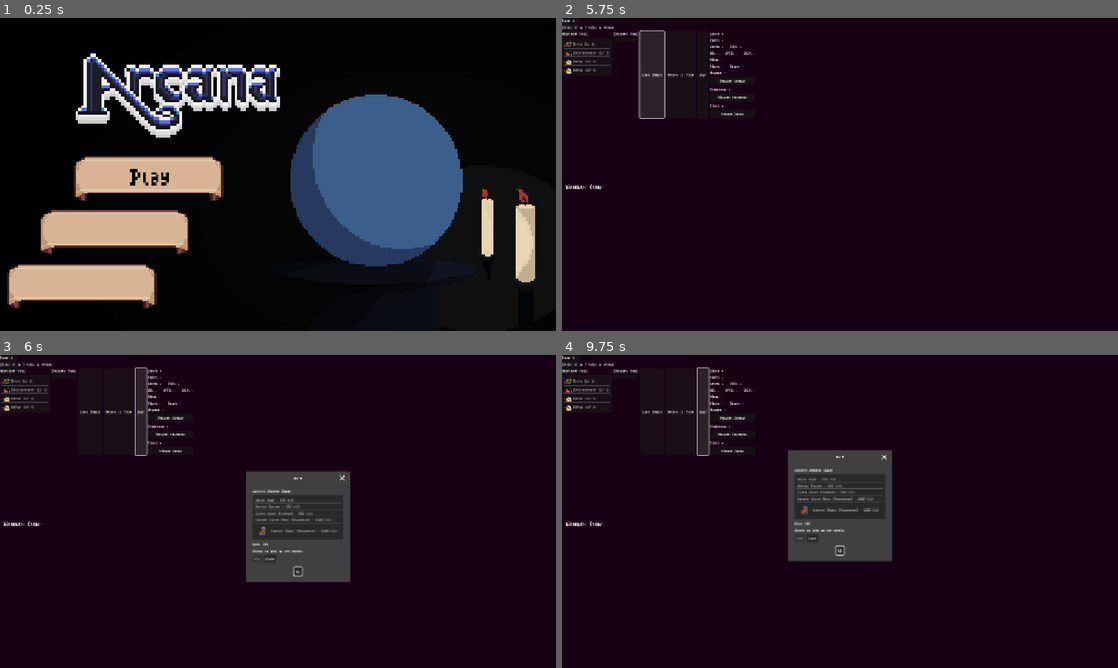
Above: before the commit, frames 1-4 (two rows, left to right).
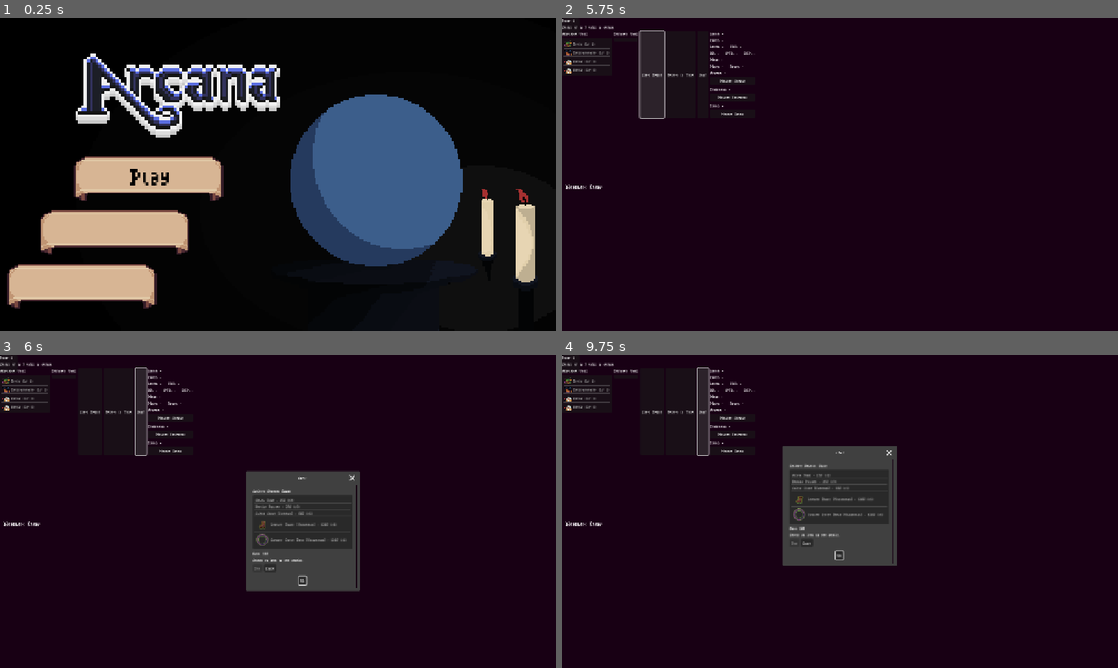
Above: after the commit, the same moments.

Repository: SpangelyWalnuts/Arcana-1.0-Demo
Game: Godot game, scene res://scenes/core/TitleScreen.tscn
Same seed, same stepped clock (60 frames per second), same inputs: the game is played once before the commit and once after it.
Inputs (mouse positions are in pixels of both pictures, inside the frame that each line leads up to):
- Up to frame 1 (0.25 s): no input
- Up to frame 2 (5.75 s): click "Play" at 0.5 s; click (628, 124) at 1.25 s; click (734, 124) at 2 s; click (840, 124) at 2.75 s; click (945, 124) at 3.5 s; click "Start Battle" at 4.25 s; click "Start Battle" at 5 s
- Up to frame 3 (6 s): click "Shop" at 5.75 s
- Up to frame 4 (9.75 s): click "OK" at 6.5 s; click "Manage Arcana" at 7.25 s; click "Manage Equipment" at 8 s; click "Manage Items" at 8.75 s; click "Shop" at 9.5 s

Frames 1-2 are identical in both runs. In frame 3, 1.7% of the frame differs, in the area x 44-65%, y 37-76%; in frame 4, 2.2%, in the area x 39-61%, y 29-68%.

Commit message:
Enemy AI Upgrades
Locked in enemy AI probably

Bug fixed encounter and weather rolling

Equipment icons

Diff:
--- a/Arcana 1.0 - Revert/data/equipment/common/RefinedRing.tres
+++ b/Arcana 1.0 - Revert/data/equipment/common/RefinedRing.tres
@@ -1,8 +1,10 @@
-[gd_resource type="Resource" script_class="Equipment" load_steps=2 format=3 uid="uid://bag4wvyos53ax"]
+[gd_resource type="Resource" script_class="Equipment" load_steps=3 format=3 uid="uid://bag4wvyos53ax"]
 
+[ext_resource type="Texture2D" uid="uid://i5td6yvi3f15" path="res://art/equipment/common/RefinedRing.png" id="1_8ofg8"]
 [ext_resource type="Script" uid="uid://bnsyp2yvudsd2" path="res://scripts/data/equipment.gd" id="1_d7e3q"]
 
 [resource]
 script = ExtResource("1_d7e3q")
 name = "Refined Ring"
+icon_texture = ExtResource("1_8ofg8")
 bonus_max_mana = 5
--- a/Arcana 1.0 - Revert/data/equipment/uncommon/CounterCurse.tres
+++ b/Arcana 1.0 - Revert/data/equipment/uncommon/CounterCurse.tres
@@ -1,5 +1,6 @@
-[gd_resource type="Resource" script_class="Equipment" load_steps=2 format=3 uid="uid://bjww2dxg3jenf"]
+[gd_resource type="Resource" script_class="Equipment" load_steps=3 format=3 uid="uid://bjww2dxg3jenf"]
 
+[ext_resource type="Texture2D" uid="uid://cnvpabl41m24y" path="res://art/equipment/uncommon/CounterCurseBand.png" id="1_at3is"]
 [ext_resource type="Script" uid="uid://bnsyp2yvudsd2" path="res://scripts/data/equipment.gd" id="1_twoqk"]
 
 [resource]
@@ -7,4 +8,5 @@
 name = "Counter Curse Band"
 description = "Wearer is immune to the first debuff they recieve each floor."
 rarity = "Uncommon"
+icon_texture = ExtResource("1_at3is")
 neg_status_block_per_battle = 1
--- a/Arcana 1.0 - Revert/data/equipment/common/SoulStone.tres
+++ b/Arcana 1.0 - Revert/data/equipment/uncommon/SoulStone.tres
@@ -1,9 +1,10 @@
 [gd_resource type="Resource" script_class="Equipment" load_steps=2 format=3 uid="uid://ciducca7h4dsn"]
 
-[ext_resource type="Script" uid="uid://bnsyp2yvudsd2" path="res://scripts/data/equipment.gd" id="2_jorwl"]
+[ext_resource type="Script" uid="uid://bnsyp2yvudsd2" path="res://scripts/data/equipment.gd" id="1_cysmp"]
 
 [resource]
-script = ExtResource("2_jorwl")
+script = ExtResource("1_cysmp")
 name = "Soul Stone"
 description = "Upon defeating a unit gain +1ATK until end of map."
+rarity = "Uncommon"
 on_kill_atk_bonus = 1
--- a/Arcana 1.0 - Revert/data/skills/Pyromancer/Fireball.tres
+++ b/Arcana 1.0 - Revert/data/skills/Pyromancer/Fireball.tres
@@ -12,4 +12,5 @@
 aoe_radius = 2
 flat_power = 1
 target_type = 1
+tags = Array[StringName]([&"fire"])
 icon_texture = ExtResource("1_wub75")
--- a/Arcana 1.0 - Revert/data/skills/Pyromancer/Firebolt.tres
+++ b/Arcana 1.0 - Revert/data/skills/Pyromancer/Firebolt.tres
@@ -9,4 +9,5 @@
 description = "Strike an enemy with a firebolt for massive damage."
 mana_cost = 3
 aoe_radius = 1
+tags = Array[StringName]([&"fire"])
 icon_texture = ExtResource("1_cst6a")
--- a/Arcana 1.0 - Revert/data/skills/Pyromancer/HeatUp.tres
+++ b/Arcana 1.0 - Revert/data/skills/Pyromancer/HeatUp.tres
@@ -13,5 +13,6 @@
 target_type = 3
 can_target_self = true
 atk_mod = 3
+tags = Array[StringName]([&"fire"])
 duration_turns = 3
 icon_texture = ExtResource("1_lhxql")
--- a/Arcana 1.0 - Revert/scenes/core/preparation_screen.gd
+++ b/Arcana 1.0 - Revert/scenes/core/preparation_screen.gd
@@ -64,6 +64,9 @@
 
 	floor_label.text = "Floor %d" % RunManager.current_floor
 	hint_label.text = "Select up to %d units to deploy." % max_deploy_slots
+
+	if RunManager.has_method("ensure_floor_config"):
+		RunManager.ensure_floor_config()
 
 	_populate_roster_lists()
 	_update_encounter_tag_ui()
--- a/Arcana 1.0 - Revert/scripts/core/Main.gd
+++ b/Arcana 1.0 - Revert/scripts/core/Main.gd
@@ -120,7 +120,9 @@
 func _ready() -> void:
 	print("[BOSS DEBUG] floor=", RunManager.current_floor, " is_boss_floor=", RunManager.is_boss_floor)
 	# --- Apply floor scaling before spawning anything ---
-	if RunManager.has_method("refresh_floor_config"):
+	if RunManager.has_method("ensure_floor_config"):
+		RunManager.ensure_floor_config()
+	elif RunManager.has_method("refresh_floor_config"):
 		RunManager.refresh_floor_config()
 
 
@@ -251,8 +253,10 @@
 	# --- DEBUG: Jump to floor 5 and reload scene ---
 	if event.is_action_pressed("debug_jump_floor_5"):
 		RunManager.current_floor = 5
-		if RunManager.has_method("refresh_floor_config"):
-			RunManager.refresh_floor_config()
+		if RunManager.has_method("ensure_floor_config"):
+			RunManager.ensure_floor_config()
+		else:
+			RunManager.refresh_floor_config() # fallback
 		get_tree().reload_current_scene()
 		return
 
--- a/Arcana 1.0 - Revert/scripts/core/enemy_spawn_manager.gd
+++ b/Arcana 1.0 - Revert/scripts/core/enemy_spawn_manager.gd
@@ -45,6 +45,21 @@
 const DIRS_4: Array[Vector2i] = [
 	Vector2i.LEFT, Vector2i.RIGHT, Vector2i.UP, Vector2i.DOWN
 ]
+
+# ----------------------------------------------------
+#  Encounter compositions (group spawn plans)
+# ----------------------------------------------------
+const ROLE_OFFENSE: StringName = &"offense"
+const ROLE_DEFENSE: StringName = &"defense"
+const ROLE_SUPPORT: StringName = &"support"
+
+# Each slot is a Dictionary:
+# {
+#   "role": StringName,              # required: offense/defense/support
+#   "force_elite": bool,             # optional
+#   "force_profile": AIProfile,      # optional (null = role pool)
+#   "force_class": Resource          # optional UnitClass (null = role pool)
+# }
 
 func _flood_fill_reachable(
 	grid_node: Node,
@@ -94,6 +109,63 @@
 func _ready() -> void:
 	_rng.randomize()
 
+func _build_spawn_plan(tag: StringName, count: int) -> Array[Dictionary]:
+	var plan: Array[Dictionary] = []
+
+	# Helper: push a slot
+	var push_slot := func(role: StringName, force_elite: bool, force_profile: AIProfile, force_class: Resource) -> void:
+		plan.append({
+			"role": role,
+			"force_elite": force_elite,
+			"force_profile": force_profile,
+			"force_class": force_class
+		})
+
+	# Default: no composition
+	if tag == &"none":
+		return plan
+
+	# --- Compositions by tag (starter set) ---
+	match tag:
+		&"elite_guard":
+			# "Anchor + Escorts" feel
+			# - 1 elite defense anchor
+			# - 1 support backliner
+			# - rest offense pressure
+			push_slot.call(ROLE_DEFENSE, true, null, null)
+			if count >= 2:
+				push_slot.call(ROLE_SUPPORT, false, null, null)
+			for i: int in range(plan.size(), count):
+				push_slot.call(ROLE_OFFENSE, false, null, null)
+
+		&"caster_heavy":
+			# "Backline battery"
+			# - 2 supports
+			# - 1 defense
+			# - rest offense
+			push_slot.call(ROLE_SUPPORT, false, null, null)
+			if count >= 2:
+				push_slot.call(ROLE_SUPPORT, false, null, null)
+			if count >= 3:
+				push_slot.call(ROLE_DEFENSE, false, null, null)
+			for i2: int in range(plan.size(), count):
+				push_slot.call(ROLE_OFFENSE, false, null, null)
+
+		&"swarm":
+			# "Harass pack"
+			# - mostly offense, occasional support
+			for i3: int in range(count):
+				var r: float = _rng.randf()
+				if r < 0.80:
+					push_slot.call(ROLE_OFFENSE, false, null, null)
+				else:
+					push_slot.call(ROLE_SUPPORT, false, null, null)
+
+		_:
+			# Unknown tag: no plan
+			pass
+
+	return plan
 
 func spawn_enemies_for_floor(floor: int, player_tiles: Array[Vector2i]) -> void:
 	print("[BOSS DEBUG] spawn_enemies_for_floor floor=", floor, " boss_floor=", boss_floor, " elite_chance=", elite_chance)
@@ -172,6 +244,9 @@
 
 
 	var count: int = local_count
+	var plan: Array[Dictionary] = _build_spawn_plan(tag, count)
+	var plan_index: int = 0
+
 	print("EnemySpawnManager: spawning %d enemies (floor %d) tag=%s" % [count, floor, String(tag)])
 
 
@@ -213,15 +288,39 @@
 		if min_enemy_spacing > 0 and _too_close_to_existing_enemies(tile, spawned_tiles, min_enemy_spacing):
 			continue
 
-		var role: String = _pick_role(local_weight_offense, local_weight_defense, local_weight_support)
-		var cls = _pick_class_for_role(role)
+		var role: String = ""
+		var force_elite: bool = false
+		var force_profile: AIProfile = null
+		var force_class: Resource = null
+
+		if plan_index < plan.size():
+			var slot: Dictionary = plan[plan_index]
+			plan_index += 1
+
+			role = String(slot.get("role", ROLE_OFFENSE))
+			force_elite = bool(slot.get("force_elite", false))
+			force_profile = slot.get("force_profile") as AIProfile
+			force_class = slot.get("force_class") as Resource
+		else:
+			role = _pick_role(local_weight_offense, local_weight_defense, local_weight_support)
+
+		var cls = null
+		if force_class != null:
+			cls = force_class
+		else:
+			cls = _pick_class_for_role(role)
+
 		if cls == null:
 			push_warning("EnemySpawnManager: No UnitClass available for role '%s' (check your pools)." % role)
 			continue
 
+
 		var mark_boss: bool = false
 
 		var is_elite: bool = _rng.randf() < local_elite_chance
+		if force_elite:
+			is_elite = true
+
 		# Encounter tag: guarantee one elite on elite_guard floors (non-boss).
 		if tag == &"elite_guard" and not boss_floor and not elite_guard_assigned:
 			is_elite = true
@@ -237,7 +336,7 @@
 		var saved_arcana_chance: float = arcana_chance
 		arcana_chance = local_arcana_chance
 
-		_spawn_enemy_instance(grid_node, units_node, terrain, cls, role, tile, floor, is_elite, mark_boss)
+		_spawn_enemy_instance(grid_node, units_node, terrain, cls, role, tile, floor, is_elite, mark_boss, force_profile)
 		spawned_tiles.append(tile)
 
 		arcana_chance = saved_arcana_chance
@@ -259,7 +358,8 @@
 	tile: Vector2i,
 	floor: int,
 	is_elite: bool,
-	mark_boss: bool
+	mark_boss: bool,
+	force_profile: AIProfile = null
 ) -> void:
 	print("[EnemySpawnManager] _spawn_enemy_instance called")
 	var enemy = enemy_unit_scene.instantiate()
@@ -270,7 +370,10 @@
 	var data: UnitData = UnitData.new()
 
 	if data != null and _has_prop(data, "ai_profile"):
-		var profile: AIProfile = _pick_profile_for_role(role)
+		var profile: AIProfile = force_profile
+		if profile == null:
+			profile = _pick_profile_for_role(role)
+
 		if profile != null:
 			print("[SPAWN] assigned ai_profile:", profile.resource_path, " role=", role)
 			data.set("ai_profile", profile)
--- a/Arcana 1.0 - Revert/scripts/core/run_manager.gd
+++ b/Arcana 1.0 - Revert/scripts/core/run_manager.gd
@@ -103,18 +103,21 @@
 
 const EQUIPMENT_DEF_PATHS := [
 	"res://data/equipment/common/Book.tres",
+	"res://data/equipment/common/RefinedRing.tres",
+	"res://data/equipment/common/ProtectionStone.tres",
+	"res://data/equipment/common/VitalityStone.tres",
+
 	"res://data/equipment/uncommon/Boots.tres",
 	"res://data/equipment/uncommon/CounterCurse.tres",
+	"res://data/equipment/uncommon/SoulStone.tres",
+
 	"res://data/equipment/rare/FurCoat.tres",
-	"res://data/equipment/common/RefinedRing.tres",
-	"res://data/equipment/common/ProtectionStone.tres",
-	"res://data/equipment/legendary/ParallelThought.tres",
 	"res://data/equipment/rare/StartingGear.tres",
-	"res://data/equipment/common/VitalityStone.tres",
 	"res://data/equipment/rare/CurseBook.tres",
 	"res://data/equipment/rare/DryMantle.tres",
+
+	"res://data/equipment/legendary/ParallelThought.tres",
 	"res://data/equipment/legendary/MiracleIdol.tres",
-	"res://data/equipment/common/SoulStone.tres",
 ]
 
 var item_defs: Array[Item] = []
@@ -191,12 +194,13 @@
 func advance_floor() -> bool:
 	current_floor += 1
 	refresh_floor_config()
+	generate_shop_stock(current_floor) # <-- reroll shop for the new floor
 	print("Advancing to floor", current_floor)
 	return true
 
 func get_floor_config(floor: int) -> Dictionary:
-	# Floor bands: every 3 floors increases map size + baseline counts.
-	var band: int = int((floor - 1) / 3)
+	# Floor bands: every 4 floors increases map size + baseline counts.
+	var band: int = int((floor - 1) / 4)
 # Map size progression:
 # 2x1 -> 2x2 -> 3x3 -> 4x4 -> 5x5 (then stay at 5x5)
 	var stage: int = clampi(band, 0, 4)
@@ -204,25 +208,24 @@
 	var map_chunks: Vector2i
 	match stage:
 		0:
+			map_chunks = Vector2i(1, 1)
+		1:
 			map_chunks = Vector2i(2, 1)
-		1:
+		2:
 			map_chunks = Vector2i(2, 2)
-		2:
+		3:
 			map_chunks = Vector2i(3, 3)
-		3:
+		_:
 			map_chunks = Vector2i(4, 4)
-		_:
-			map_chunks = Vector2i(5, 5)
 # Biome rotates every floor:
 # 1 ruins, 2 forest, 3 catacombs, 4 tundra, 5 volcano, 6 ruins...
 	var biome: StringName = &"taiga"
 	var biome_index: int = (floor - 1) % 5
-	var weather: StringName = _roll_weather_for_biome(biome)
 
 
 	match biome_index:
 		0:
-			biome = &"ruins"
+			biome = &"taiga"
 		1:
 			biome = &"forest"
 		2:
@@ -231,7 +234,7 @@
 			biome = &"taiga"
 		_:
 			biome = &"volcano"
-
+	var weather: StringName = _roll_weather_for_biome(biome)
 	# Boss floors
 	var boss: bool = (floor % 5) == 0
 
@@ -264,7 +267,7 @@
 
 func refresh_floor_config() -> void:
 	var cfg: Dictionary = get_floor_config(current_floor)
-
+	_floor_config_floor = current_floor
 	current_encounter_tag = StringName(cfg.get("encounter_tag", &"none"))
 	current_map_chunks = cfg["map_chunks"] as Vector2i
 	current_enemy_count = int(cfg["enemy_count"])
@@ -273,6 +276,7 @@
 	is_boss_floor = bool(cfg["is_boss_floor"])
 	current_biome = StringName(cfg.get("biome", &"ruins"))
 	current_weather = StringName(cfg.get("weather", &"clear"))
+	print("[FLOOR CONFIG] floor=", current_floor, " tag=", current_encounter_tag, " weather=", current_weather)
 
 #UI ACCESSOR
 func get_biome() -> StringName:
@@ -296,6 +300,13 @@
 func get_deploy_limit() -> int:
 	# Safe accessor for UI scenes.
 	return current_deploy_limit
+
+#FLOOR CONFIG
+var _floor_config_floor: int = -1
+
+func ensure_floor_config() -> void:
+	if _floor_config_floor != current_floor:
+		refresh_floor_config()
 
 # -------------------------------------------------------------------
 #  DRAFT SYSTEM
@@ -847,6 +858,7 @@
 #  RUN REWARDS
 # -------------------------------------------------------------------
 func generate_rewards_for_floor(floor: int) -> void:
+	shop_stock.clear()
 	pending_rewards.clear()
 	for i in range(4):
 		var option: Dictionary = _make_random_reward(floor, i)
Binary file changed: Arcana 1.0 - Revert/art/equipment/common/Book.png
Binary file added: Arcana 1.0 - Revert/art/equipment/common/RefinedRing.png
Not shown, added: Arcana 1.0 - Revert/art/equipment/common/RefinedRing.png.import
Binary file changed: Arcana 1.0 - Revert/art/equipment/uncommon/Boots.png
Binary file added: Arcana 1.0 - Revert/art/equipment/uncommon/CounterCurseBand.png
Not shown, added: Arcana 1.0 - Revert/art/equipment/uncommon/CounterCurseBand.png.import
Binary file added: Arcana 1.0 - Revert/art/equipment/uncommon/Soul Stone.png
Not shown, added: Arcana 1.0 - Revert/art/equipment/uncommon/Soul Stone.png.import
